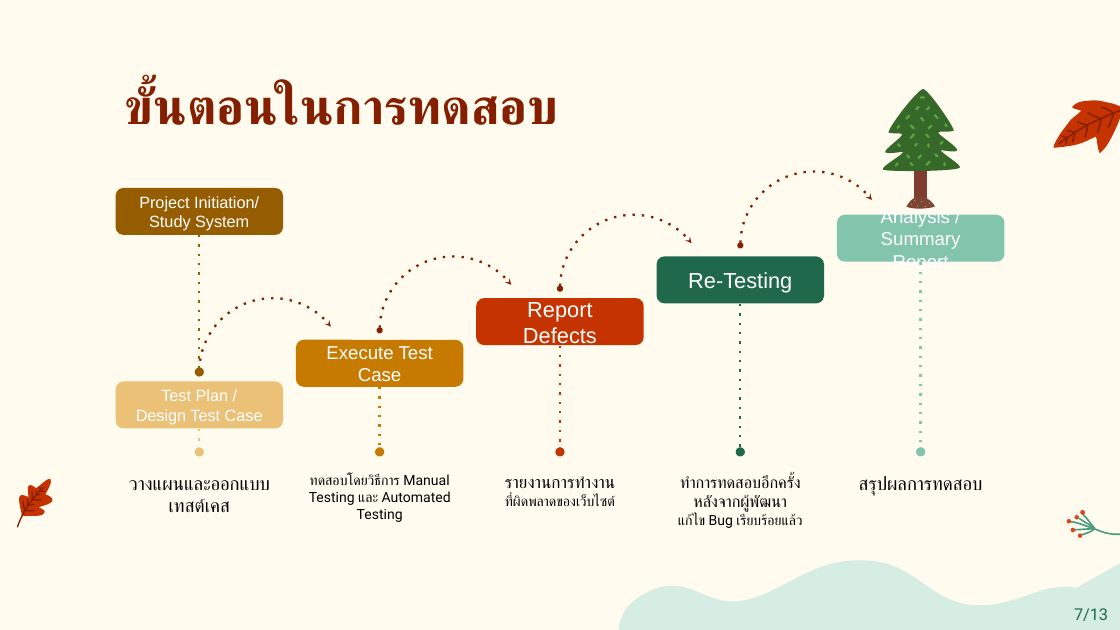
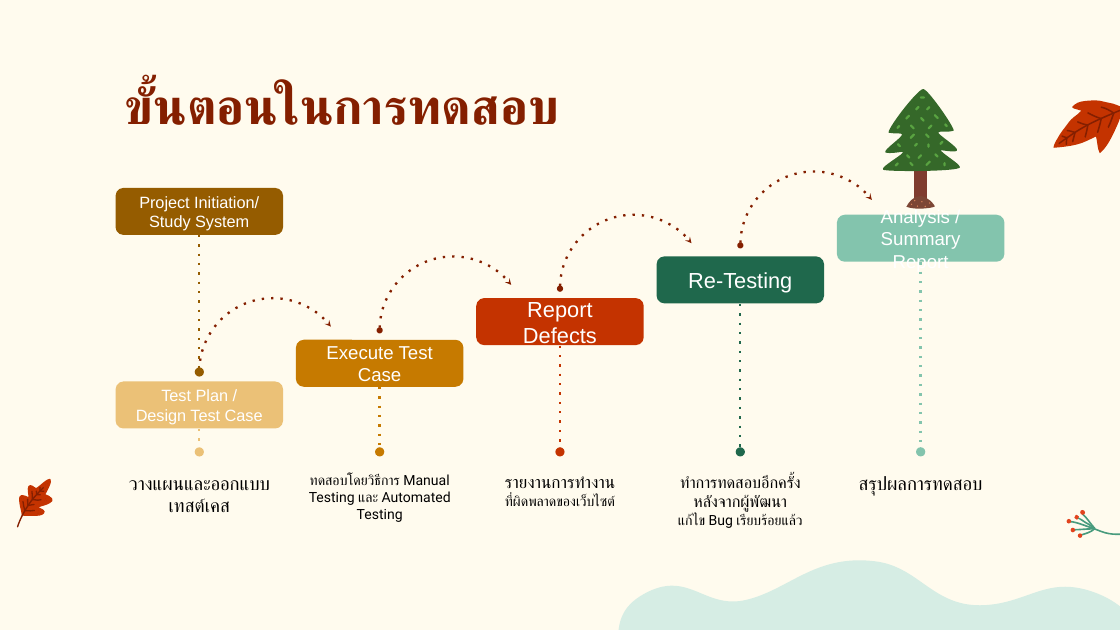
Before and after one commit to kh-nipaphorn/CubeSoftTech_WorkingSpace, a slide deck: slide 37 of Final Present/presentation_Nipaphorn_613020583-5 .pptx (slide 7 before the commit). Drawn at 1120x630 pixels with LibreOffice and Linux fonts; fonts in the diff are those of the drawing. Boxes give left, top, right and bottom in pixels: in the first picture for what was removed or moved away, otherwise in the second. Text is boxed around its words. In the diff, an @@ line names an element or a change of style, - is before the commit and + after.

```diff
--- a/Final Present/presentation_Nipaphorn_613020583-5 .pptx
+++ b/Final Present/presentation_Nipaphorn_613020583-5 .pptx
@@ triangle removed at <box>1006,566,1120,630</box> @@
-7/13
```
Also in this commit, not shown: 5 other slides changed, 31 slides added, 7 slides removed, 19 other files.
